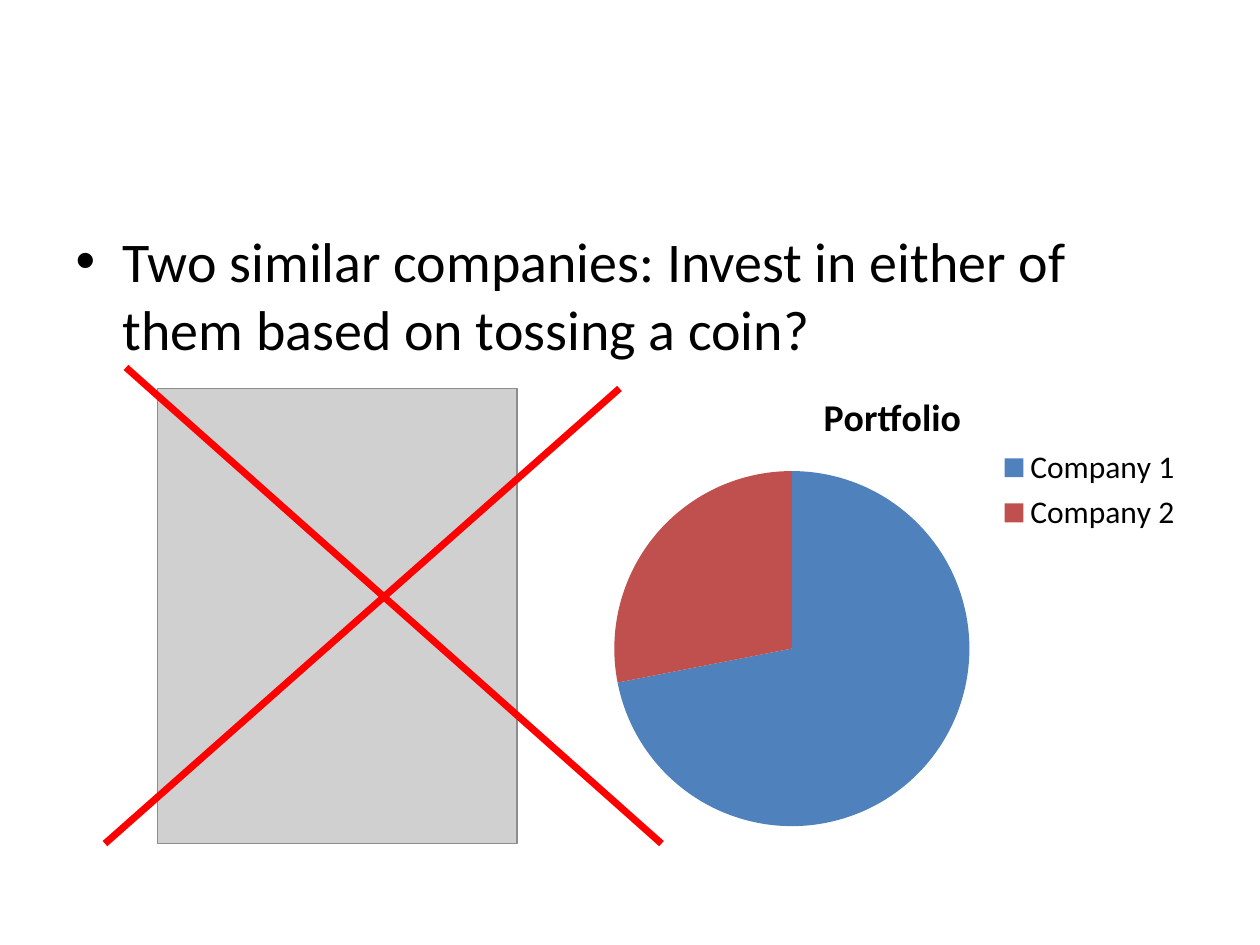
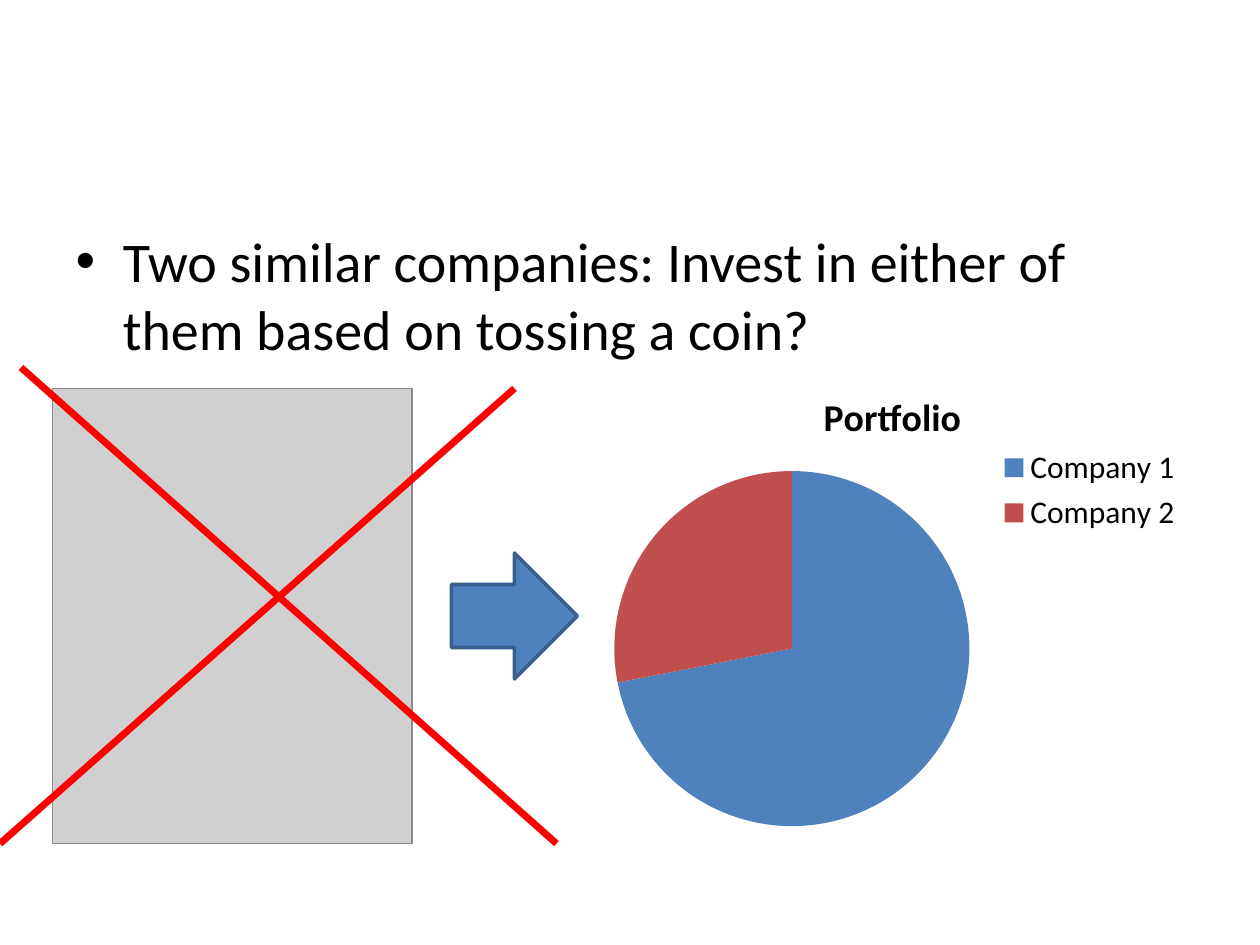
Before and after one commit to saciestudio/courses-intro-portfolio-analysis, a slide deck: slide 8 of scripts/Chapter1.pptx. Drawn at 1260x945 pixels with LibreOffice and Linux fonts; fonts in the diff are those of the drawing; grey boxes stand for pictures. Boxes give left, top, right and bottom in pixels: in the first picture for what was removed or moved away, otherwise in the second. Text is boxed around its words. In the diff, an @@ line names an element or a change of style, - is before the commit and + after.

```diff
--- a/scripts/Chapter1.pptx
+++ b/scripts/Chapter1.pptx
@@ 2 lines, 1 picture: place and size @@
-2 lines, 1 picture at (105, 368, 662, 844)
+2 lines, 1 picture at (0, 368, 557, 844)
@@ right arrow added at (451, 553, 577, 679), fill #4F81BD, outline #3A5F8C 2 pt @@
```
Also in this commit, not shown: 1 other slide changed, 2 slides removed, 2 other files.
